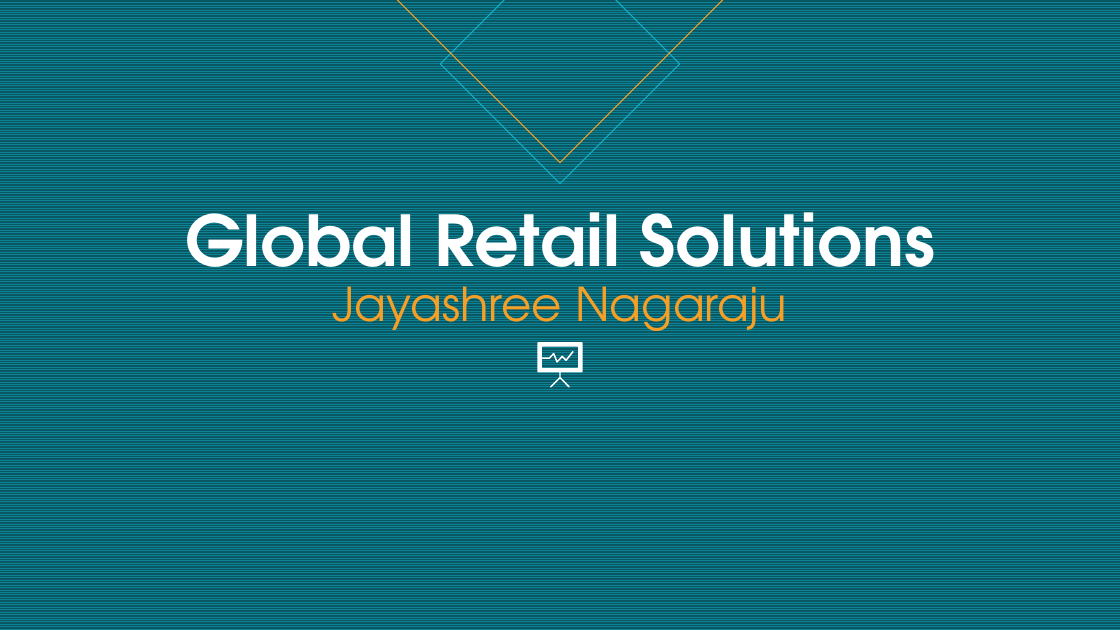
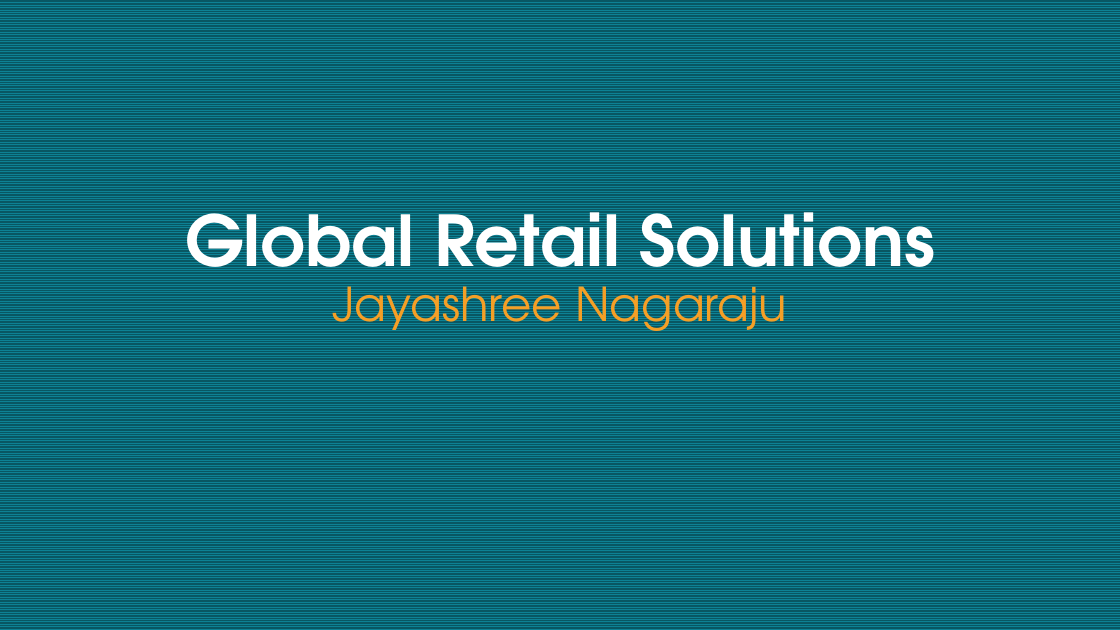
Before and after one commit to jayashreenagaraju/ironhack-final-project, a slide deck: slide 1 of Global Retail Solutions.pptx. Drawn at 1120x630 pixels with LibreOffice and Linux fonts; fonts in the diff are those of the drawing. Boxes give left, top, right and bottom in pixels: in the first picture for what was removed or moved away, otherwise in the second. Text is boxed around its words. In the diff, an @@ line names an element or a change of style, - is before the commit and + after.

```diff
--- a/Global Retail Solutions.pptx
+++ b/Global Retail Solutions.pptx
@@ diamond removed at [397,0,723,162] @@
@@ diamond removed at [440,0,680,183] @@
@@ freeform shape removed at [538,342,583,387] @@
@@ freeform shape removed at [542,351,574,363] @@
```
Also in this commit, not shown: 4 other slides changed, 8 other files.
